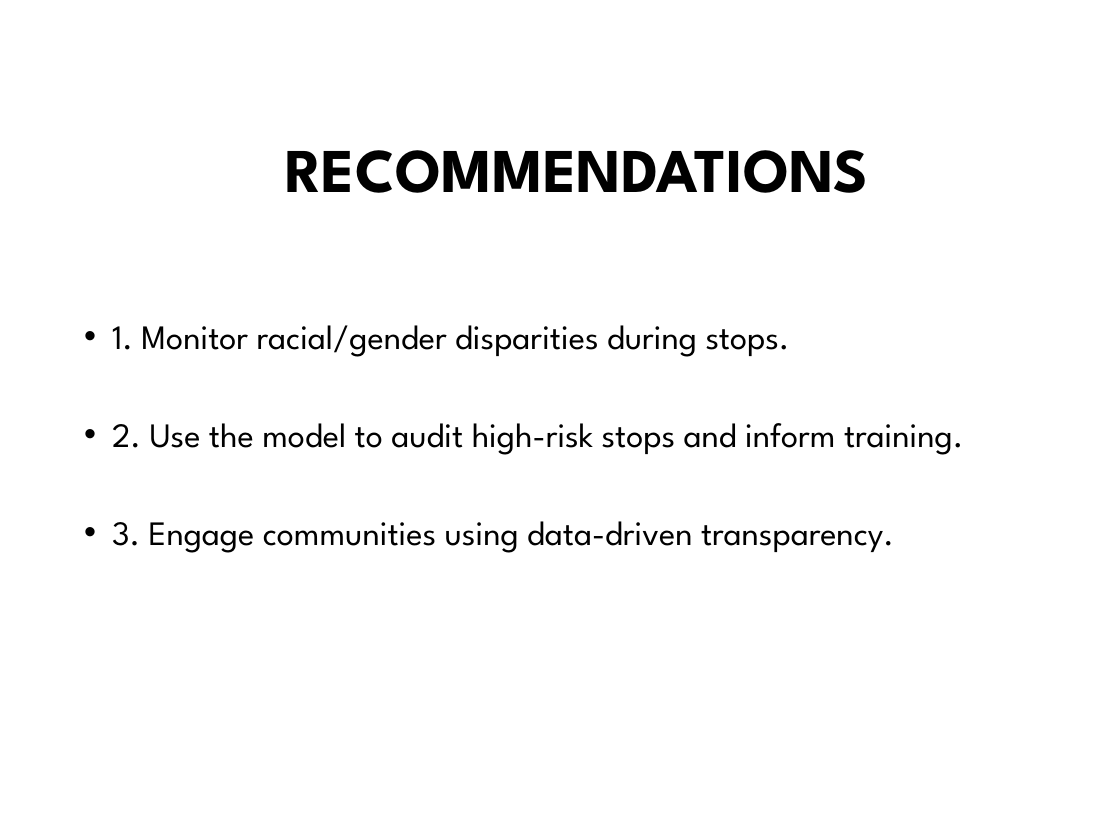
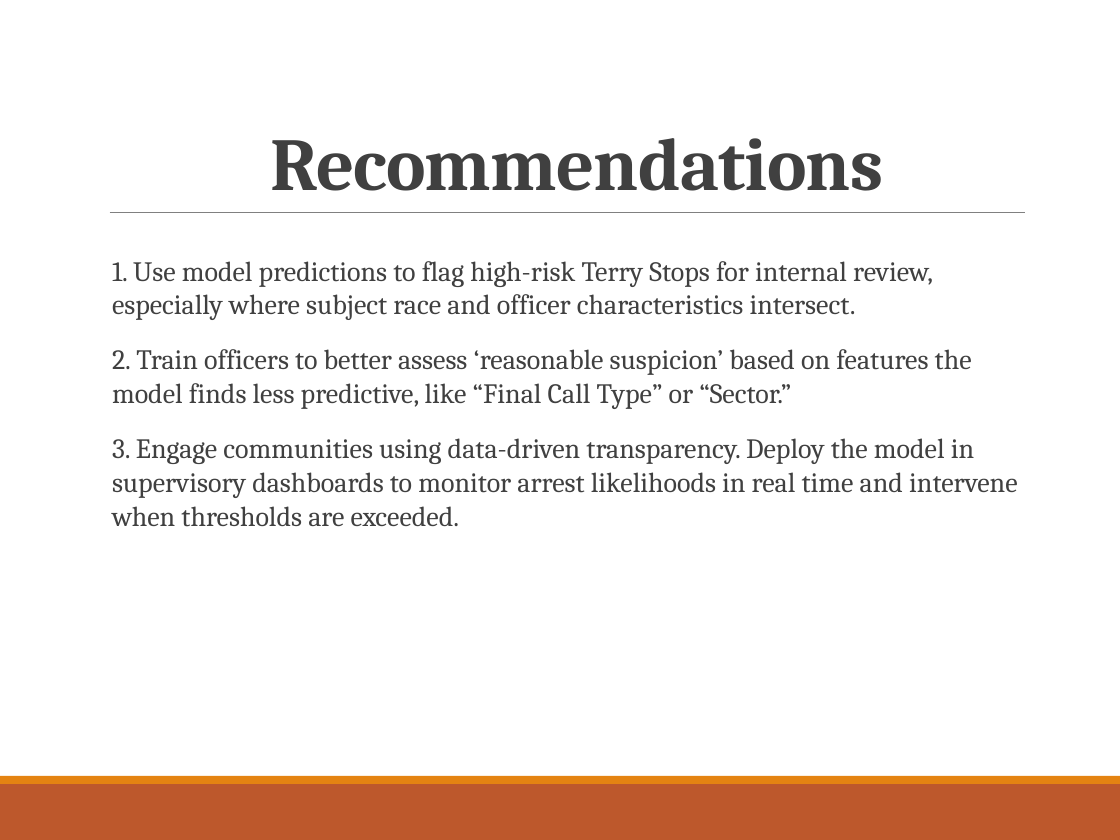
Before and after one commit to tingly-amua/Terry-Stops-Classifier, a slide deck: slide 13 of presentation.pptx (slide 6 before the commit). Drawn at 1120x840 pixels with LibreOffice and Linux fonts; fonts in the diff are those of the drawing; background and template pictures are left out. Boxes give left, top, right and bottom in pixels: in the first picture for what was removed or moved away, otherwise in the second. Text is boxed around its words. In the diff, an @@ line names an element or a change of style, - is before the commit and + after.

Commit message:
refine recommendations and presentation

```diff
--- a/presentation.pptx
+++ b/presentation.pptx
@@ title "Recommendations" at [271,138,884,191]: vertical alignment middle to bottom @@
@@ title at [271,138,884,191]: text changed; size 40 to 48 pt; font League Spartan to Cambria; text colour #000000 to #404040 @@
-RECOMMENDATIONS
+Recommendations
@@ line added from (110, 213) to (1025, 213), #808080 0.5 pt @@
@@ text at [112,261,1018,527]: text changed; size 22 to 18 pt; font League Spartan to Cambria; text colour #000000 to #404040 @@
-• 1. Monitor racial/gender disparities during stops.
-• 2. Use the model to audit high-risk stops and inform training.
-• 3. Engage communities using data-driven transparency.
+  1. Use model predictions to flag high-risk Terry Stops for internal review, especially where subject race and officer characteristics intersect.
+  2. Train officers to better assess ‘reasonable suspicion’ based on features the model finds less predictive, like “Final Call Type” or “Sector.”
+  3. Engage communities using data-driven transparency. Deploy the model in supervisory dashboards to monitor arrest likelihoods in real time and intervene when thresholds are exceeded.
@@ rectangle added at [0,776,1120,784], fill #E48312 @@
@@ rectangle added at [0,784,1120,840], fill #BD582C @@
```
Also in this commit, not shown: 6 other slides changed, 9 slides added, 1 slide removed, 5 other files.
